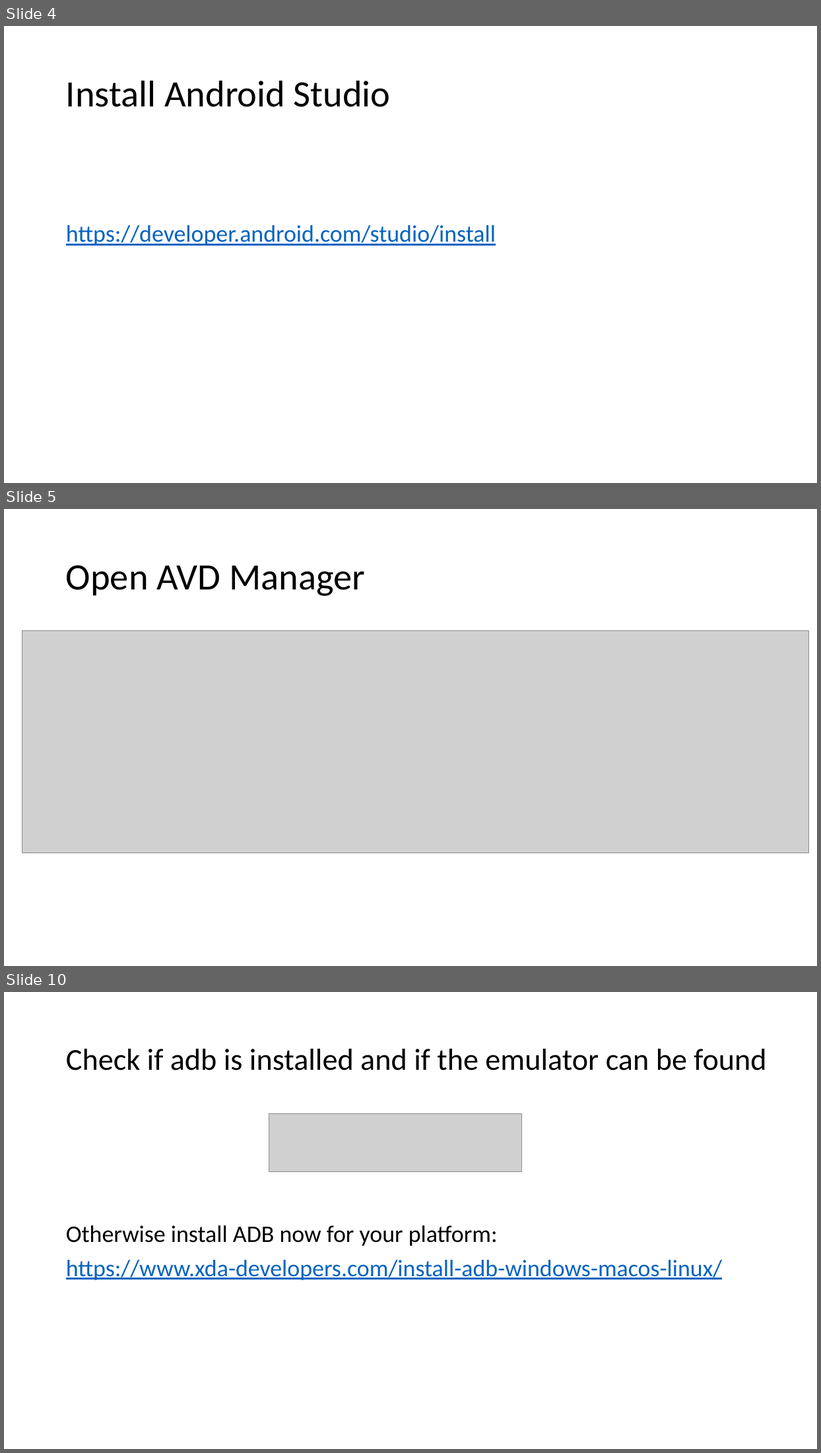
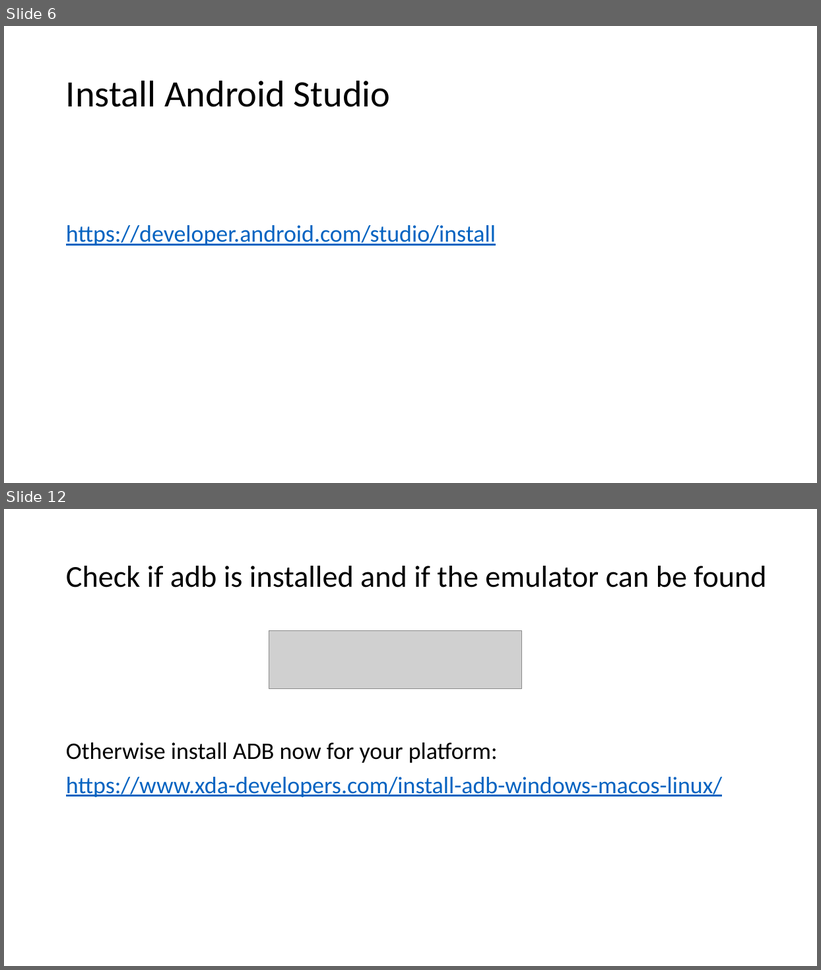
Before and after one commit to b0bbybaldi/OWASP-Bay-Area, a slide deck: Preparation-Bay-Area-Workshop.pptx. Shown one above the other, each under a label of ours: slides 4, 5 and 10 before the commit, slides 6 and 12 after it; the slides between them are not shown. The pictures are 821x1453 and 821x970 pixels, drawn with LibreOffice and Linux fonts; fonts in the diff are those of the drawing; grey boxes stand for pictures. Boxes give left, top, right and bottom in pixels: in the first picture for what was removed or moved away, otherwise in the second. Text is boxed around its words. In the diff, an @@ line names an element or a change of style, - is before the commit and + after.

```diff
--- a/Preparation-Bay-Area-Workshop.pptx
+++ b/Preparation-Bay-Area-Workshop.pptx
@@ slide 5 removed at (4, 509, 817, 966), background #FFFFFF @@
@@ title removed at (66, 565, 365, 596) @@
-Open AVD Manager
@@ picture removed at (22, 631, 809, 854) @@
@@ what was slide 4 is now slide 6 @@
@@ what was slide 10 is now slide 12 @@
```
Also in this commit, not shown: 2 slides changed, 11 slides added, 6 other slides removed, 1 other file.
